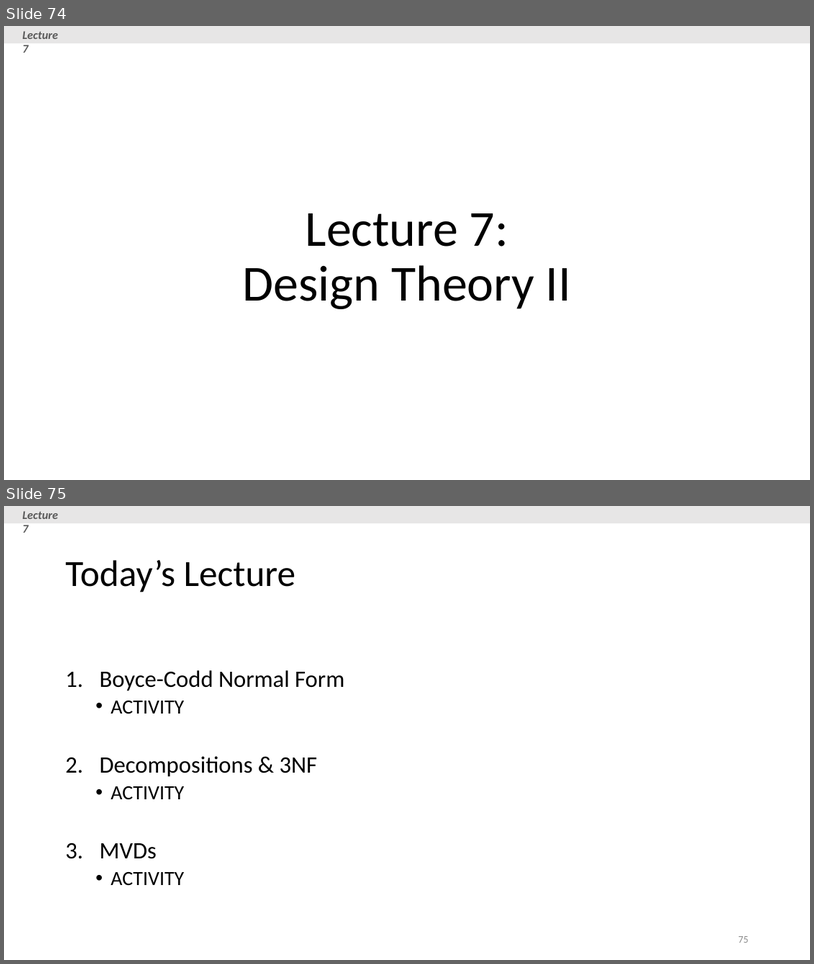
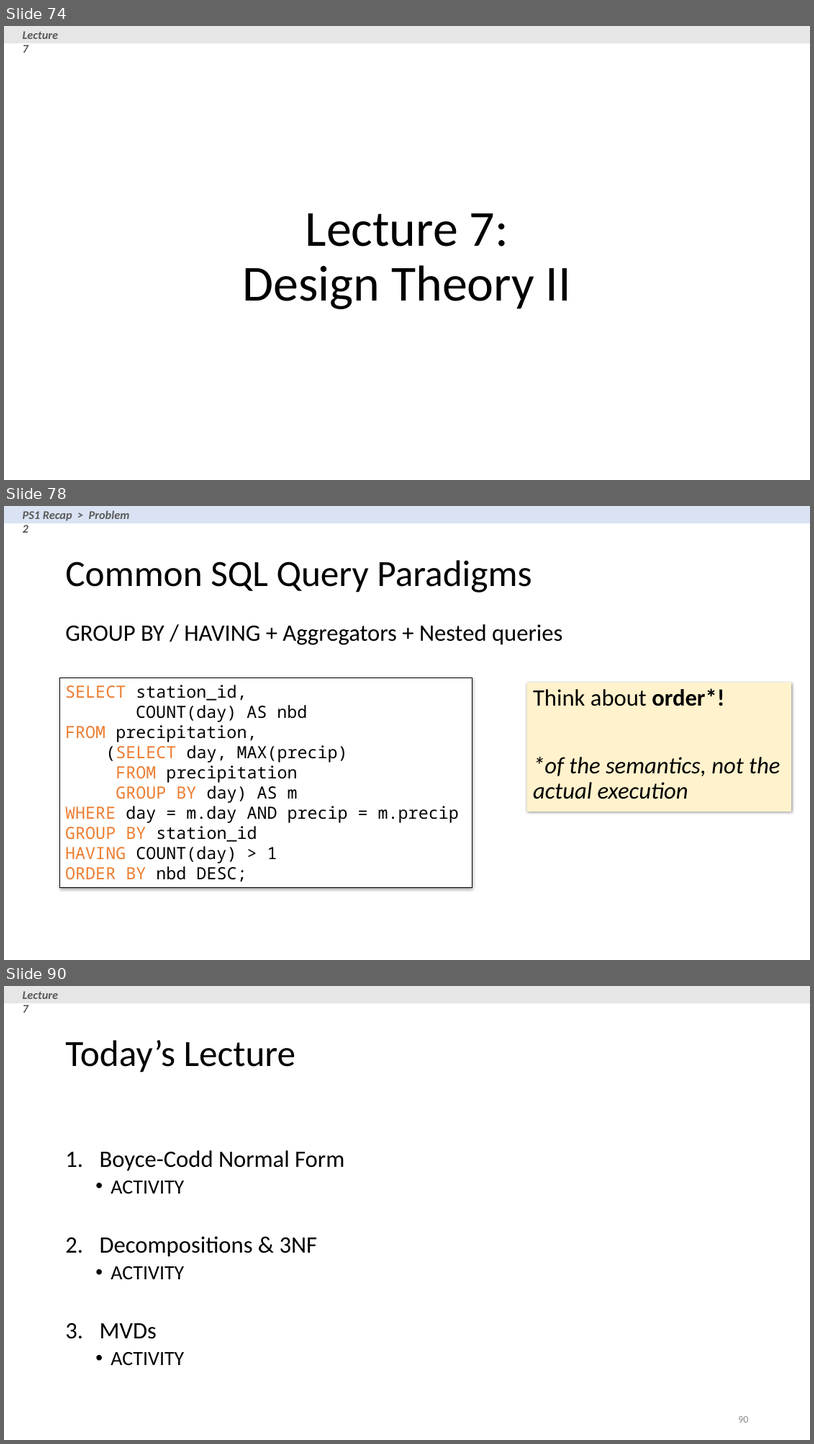
Before and after one commit to XIEQ/cs145-notebooks, a slide deck: lecture-5-7/Lecture_5_7_DB_Design.pptx. Shown one above the other, each under a label of ours: slides 74 and 75 before the commit, slides 74, 78 and 90 after it; the slides between them are not shown. The pictures are 814x964 and 814x1444 pixels, drawn with LibreOffice and Linux fonts; fonts in the diff are those of the drawing. Boxes give left, top, right and bottom in pixels: in the first picture for what was removed or moved away, otherwise in the second. Text is boxed around its words. In the diff, an @@ line names an element or a change of style, - is before the commit and + after.

```diff
--- a/lecture-5-7/Lecture_5_7_DB_Design.pptx
+++ b/lecture-5-7/Lecture_5_7_DB_Design.pptx
@@ slide 78 added at (4, 506, 810, 960), background #FFFFFF @@
@@ rectangle added at (4, 506, 810, 523), fill #DAE3F3 @@
@@ text added at (23, 510, 130, 533), 14 pt, text #595959, bold, italic @@
+PS1 Recap > Problem 2
@@ title added at (65, 560, 532, 592), 44 pt, text #000000 @@
+Common SQL Query Paradigms
@@ text added at (65, 624, 563, 645), 28 pt, text #000000 @@
+GROUP BY / HAVING + Aggregators + Nested queries
@@ rectangle added at (59, 678, 472, 888), fill #FFFFFF, outline #000000 0.75 pt, 20 pt, text #000000 @@
+SELECT station_id,
+COUNT(day) AS nbd
+FROM precipitation,
+(SELECT day, MAX(precip)
+FROM precipitation
+GROUP BY day) AS m
+WHERE day = m.day AND precip = m.precip
+GROUP BY station_id
+HAVING COUNT(day) > 1
+ORDER BY nbd DESC;
@@ rectangle added at (527, 682, 792, 811), fill #FFF2CC, 28 pt, text #000000, italic @@
+Think about order*!
+*of the semantics, not the actual execution
@@ what was slide 75 is now slide 90 @@
@@ page number at (738, 1416, 748, 1422): text changed @@
-75
+90
```
Also in this commit, not shown: 1 slide changed, 15 other slides added, 4 other files.
